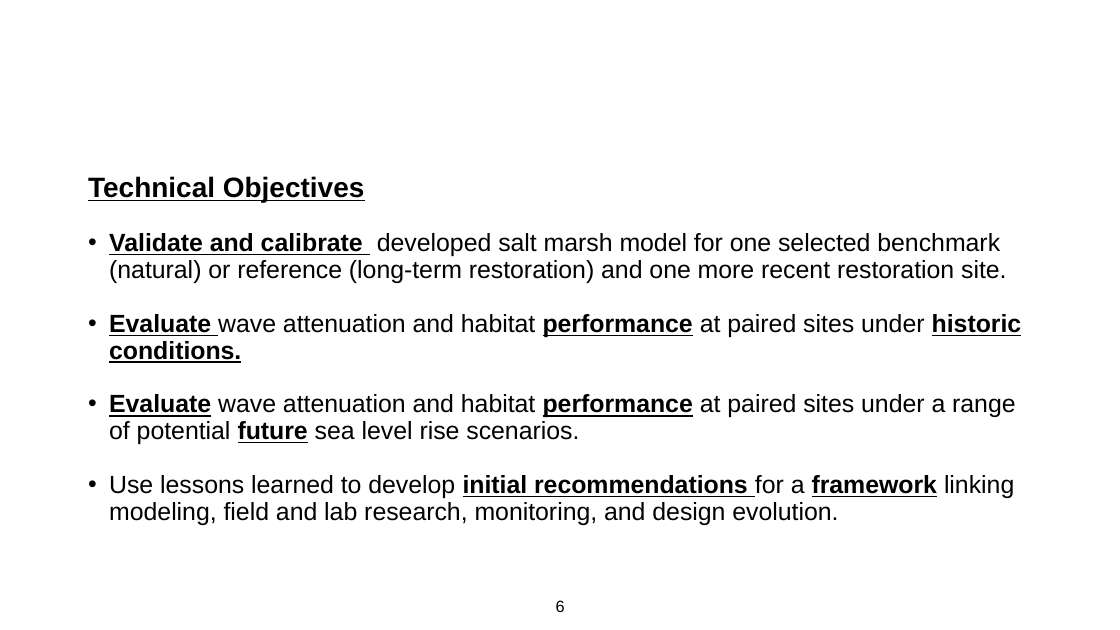
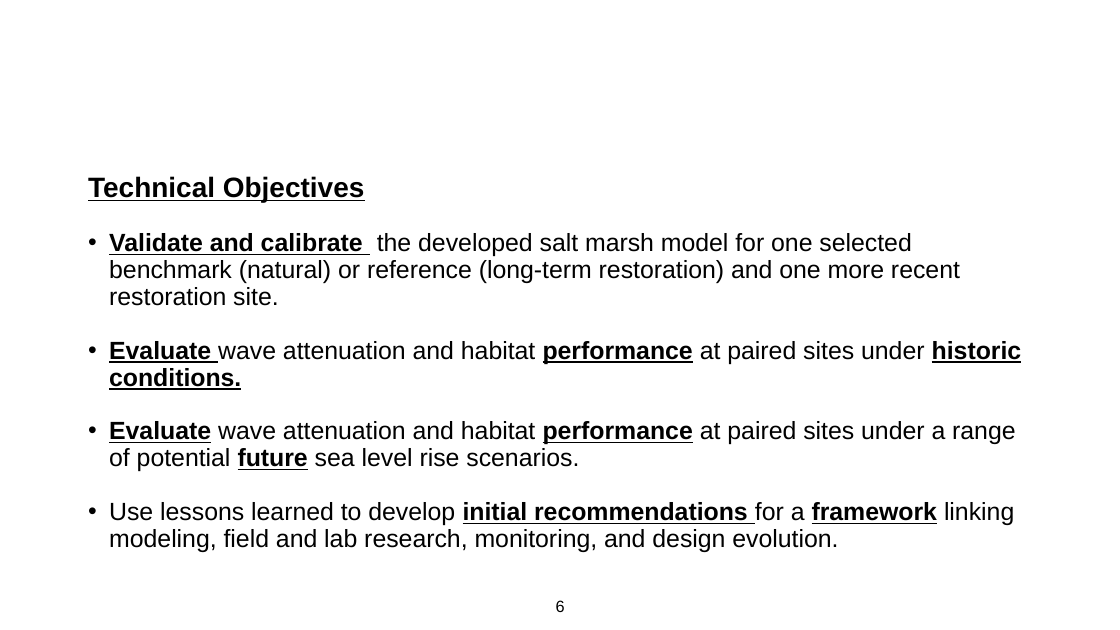
Before and after one commit to EcohydrologyTeam/Presentations, a slide deck: slide 6 of 2025/2025-06-05 ESTCP Salt Marsh Modeling/NH ESTCP IPR Presentation 2025.pptx. Drawn at 1120x630 pixels with LibreOffice and Linux fonts; fonts in the diff are those of the drawing; background and template pictures are left out. Boxes give left, top, right and bottom in pixels: in the first picture for what was removed or moved away, otherwise in the second. Text is boxed around its words. In the diff, an @@ line names an element or a change of style, - is before the commit and + after.

```diff
--- a/2025/2025-06-05 ESTCP Salt Marsh Modeling/NH ESTCP IPR Presentation 2025.pptx
+++ b/2025/2025-06-05 ESTCP Salt Marsh Modeling/NH ESTCP IPR Presentation 2025.pptx
@@ text at box(109, 233, 960, 306): text changed @@
-• Validate and calibrate developed salt marsh model for one selected benchmark (natural) or reference (long-term restoration) and one more recent restoration site.
+• Validate and calibrate the developed salt marsh model for one selected benchmark (natural) or reference (long-term restoration) and one more recent restoration site.
```
Also in this commit, not shown: 4 other slides changed.
